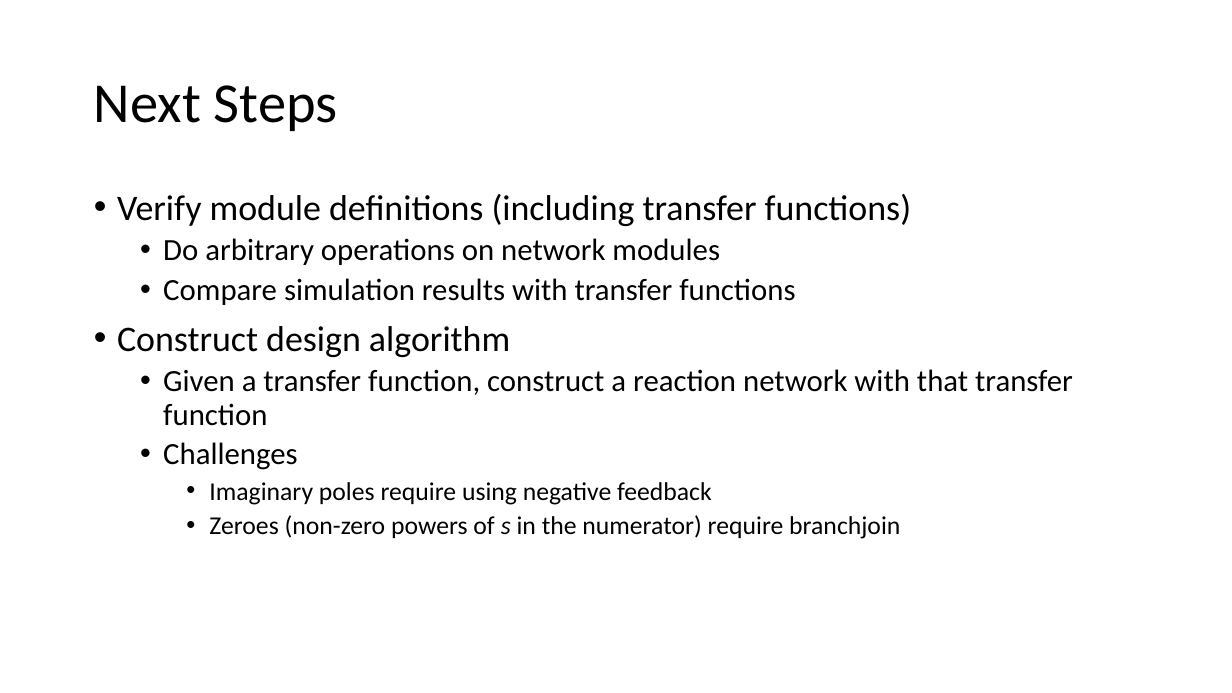
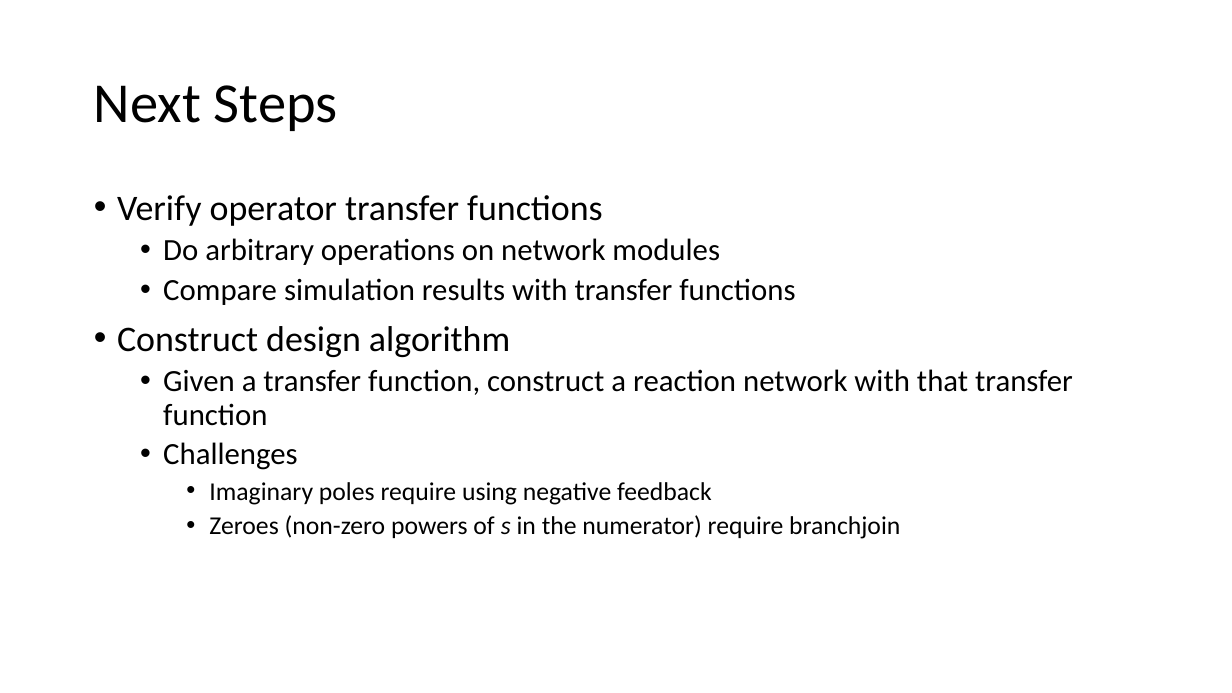
Before and after one commit to joseph-hellerstein/linear_reaction_networks, a slide deck: slide 15 of docs/module_framework.pptx (slide 13 before the commit). Drawn at 1232x693 pixels with LibreOffice and Linux fonts; fonts in the diff are those of the drawing. Boxes give left, top, right and bottom in pixels: in the first picture for what was removed or moved away, otherwise in the second. Text is boxed around its words. In the diff, an @@ line names an element or a change of style, - is before the commit and + after.

```diff
--- a/docs/module_framework.pptx
+++ b/docs/module_framework.pptx
@@ text at (117, 195, 603, 226): text changed @@
-• Verify module definitions (including transfer functions)
+• Verify operator transfer functions
```
Also in this commit, not shown: 8 other slides changed, 1 slide added, 1 slide removed.
